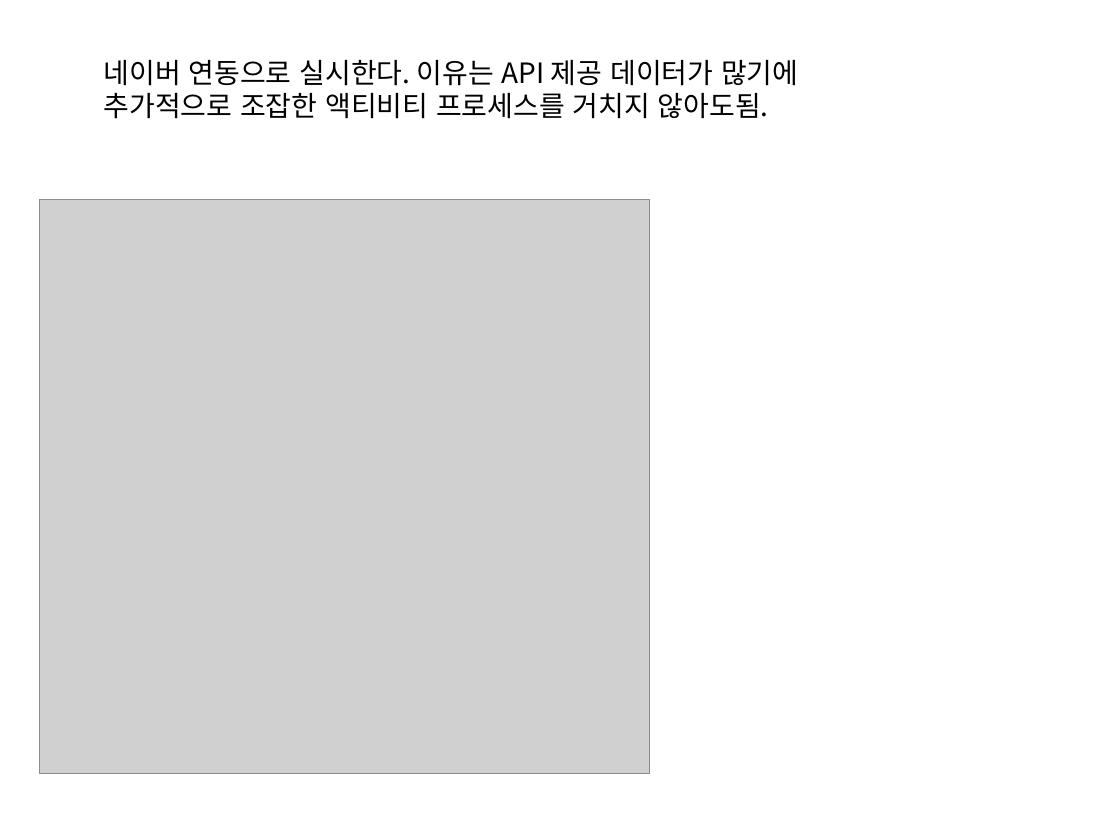
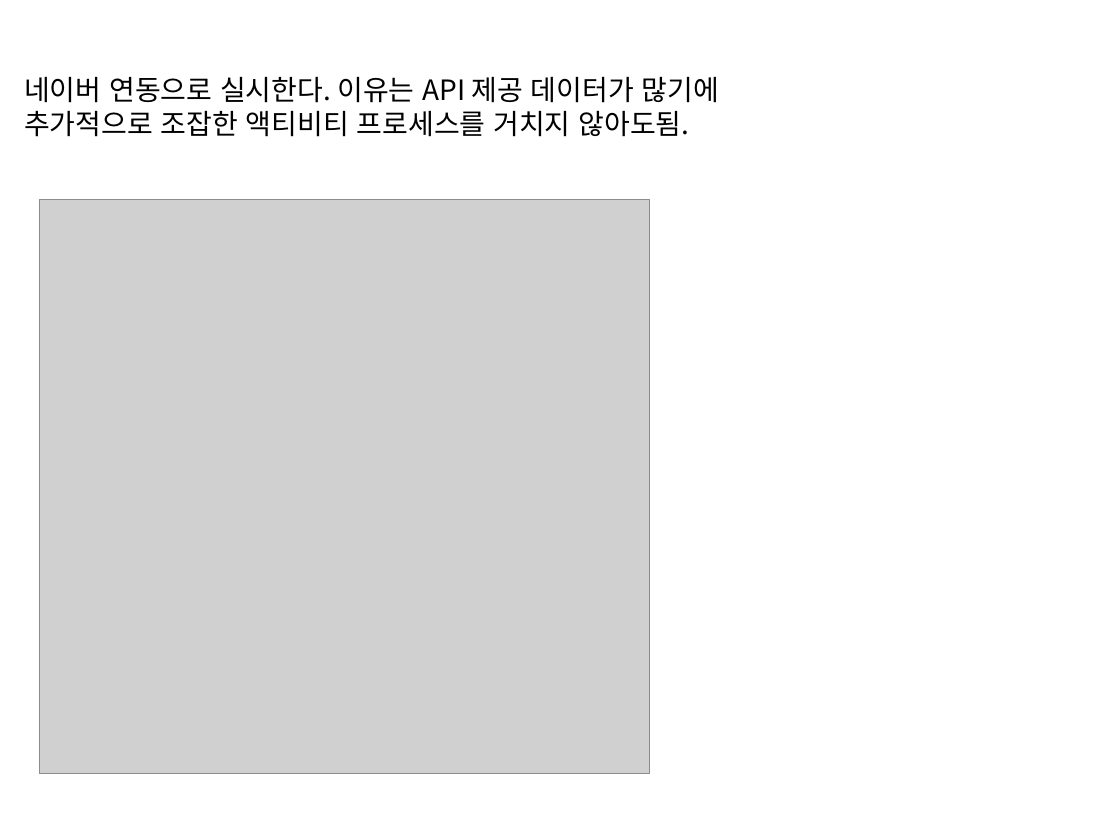
Before and after one commit to Cheolhun-Hwang/Design_Workspace, a slide deck: slide 14 of inchon_sheet/Inchon_startup.pptx. Drawn at 1120x840 pixels with LibreOffice and Linux fonts; fonts in the diff are those of the drawing; grey boxes stand for pictures. Boxes give left, top, right and bottom in pixels: in the first picture for what was removed or moved away, otherwise in the second. Text is boxed around its words. In the diff, an @@ line names an element or a change of style, - is before the commit and + after.

```diff
--- a/inchon_sheet/Inchon_startup.pptx
+++ b/inchon_sheet/Inchon_startup.pptx
@@ text "네이버 연동으로 실시한다. 이유는 API ...": place and size @@
-text "네이버 연동으로 실시한다. 이유는 API ..." at [104, 60, 798, 119]
+text "네이버 연동으로 실시한다. 이유는 API ..." at [24, 77, 719, 137]
```
Also in this commit, not shown: 2 other files.
